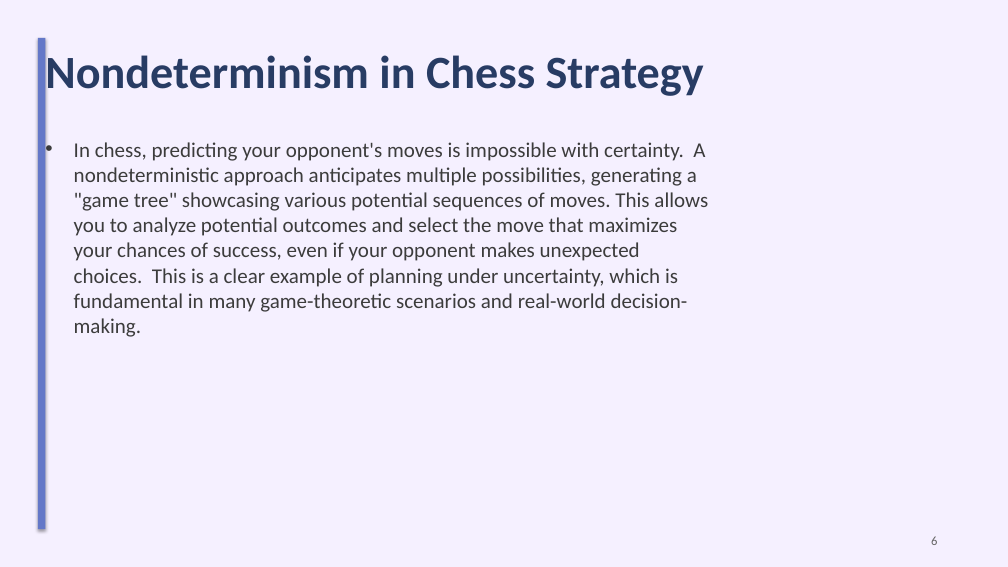
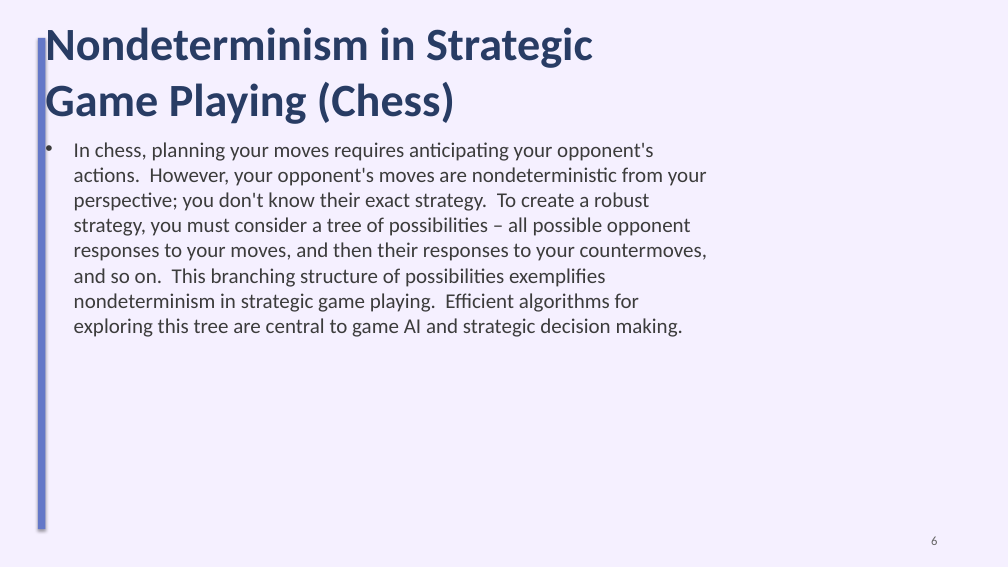
Before and after one commit to sanskarsri26/pdf-to-lecture, a slide deck: slide 6 of Styled_Slides.pptx. Drawn at 1008x567 pixels with LibreOffice and Linux fonts; fonts in the diff are those of the drawing. Boxes give left, top, right and bottom in pixels: in the first picture for what was removed or moved away, otherwise in the second. Text is boxed around its words. In the diff, an @@ line names an element or a change of style, - is before the commit and + after.

```diff
--- a/Styled_Slides.pptx
+++ b/Styled_Slides.pptx
@@ title at [45, 27, 593, 127]: text changed @@
-Nondeterminism in Chess Strategy
+Nondeterminism in Strategic Game Playing (Chess)
@@ text at [74, 142, 707, 337]: text changed @@
-• In chess, predicting your opponent's moves is impossible with certainty. A nondeterministic approach anticipates multiple possibilities, generating a "game tree" showcasing various potential sequences of moves. This allows you to analyze potential outcomes and select the move that maximizes your chances of success, even if your opponent makes unexpected choices. This is a clear example of planning under uncertainty, which is fundamental in many game-theoretic scenarios and real-world decision-making.
+• In chess, planning your moves requires anticipating your opponent's actions. However, your opponent's moves are nondeterministic from your perspective; you don't know their exact strategy. To create a robust strategy, you must consider a tree of possibilities – all possible opponent responses to your moves, and then their responses to your countermoves, and so on. This branching structure of possibilities exemplifies nondeterminism in strategic game playing. Efficient algorithms for exploring this tree are central to game AI and strategic decision making.
```
Also in this commit, not shown: 8 other slides changed, 1 slide removed, 7 other files.
